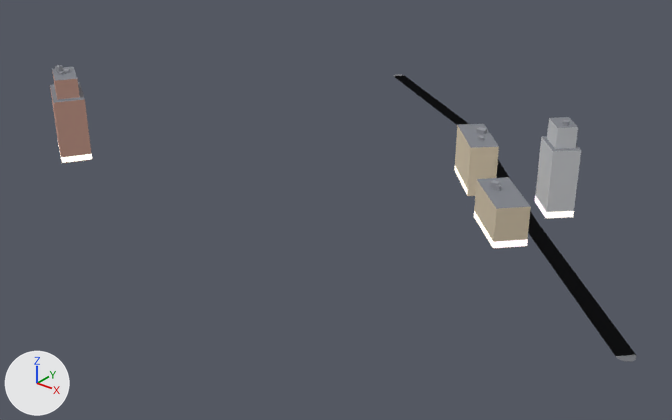
Renders of the glTF model apps/client/public/cities/moscow_synth/tiles/1_-4.glb from each side of a commit.
Before and after are seen from a 50 mm lens placed at (681.0, 477.0, 201.0), pointed at (396.0, 834.0, -20.0). The lights are fixed; the arrows at lower left show +X, +Y and +Z. The picture after the commit comes second. Vertices at exactly the same position are counted once.
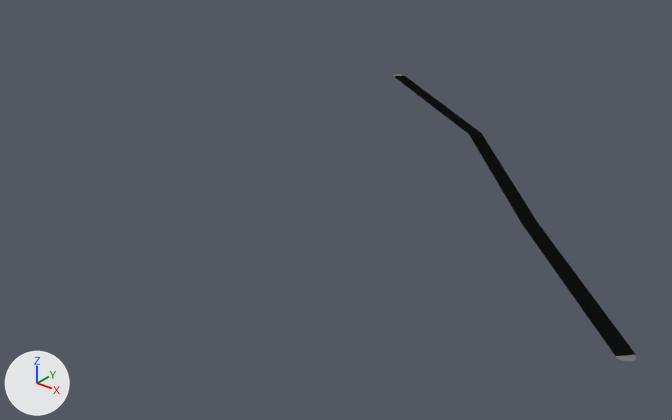
Where the change shows, as pixel boxes (x1, y1, x2, y2) in the pictures (672 x 420 px):
'Mesh_0', reshaped (59% narrower): before (50, 65, 637, 362); after (394, 74, 637, 362)
part 1 of me_mesh_0, deleted: before (50, 65, 581, 249)

The change in detail:
me_mesh_0 is used by ob_mesh_0; location (0.0, 0.0, 0.0).
me_mesh_0 had 194 vertices, 192 faces and spanned x 241.0..589.0, y 753.0..1001.0, z 0.0..49.0.
me_mesh_0 now has 30 vertices, 26 faces and spans x 318.0..589.0, y 767.0..1001.0, z 0.0.
me_mesh_0 part 1: 27 loose pieces with 164 vertices, spanning x 241.0..517.0, y 753.0..889.0, z 0.0..49.0, are deleted.
me_mesh_0 no longer uses material mat_facade.
me_mesh_0 no longer uses material mat_roof.
me_mesh_0 no longer uses material mat_shop.
